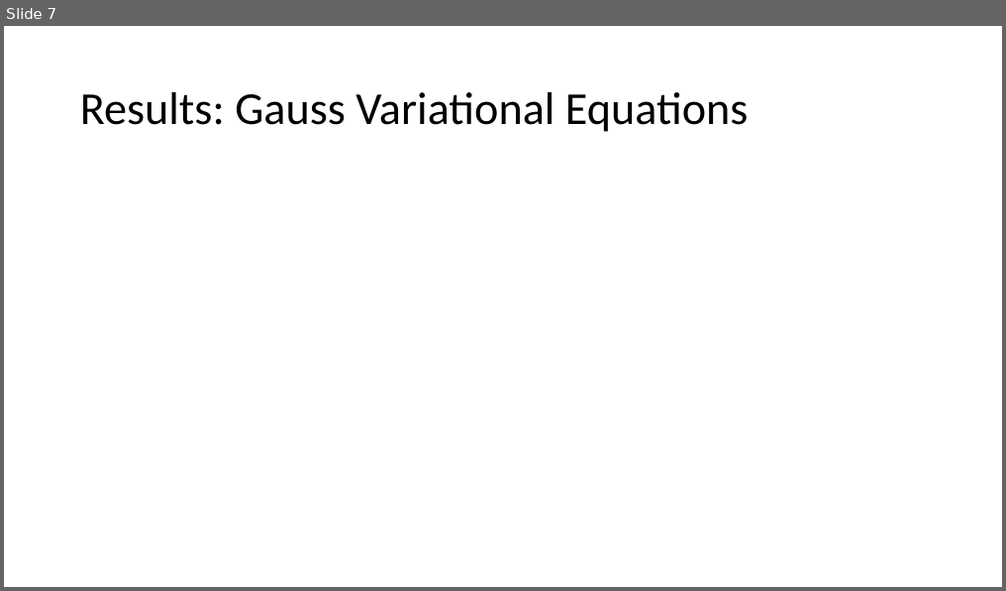
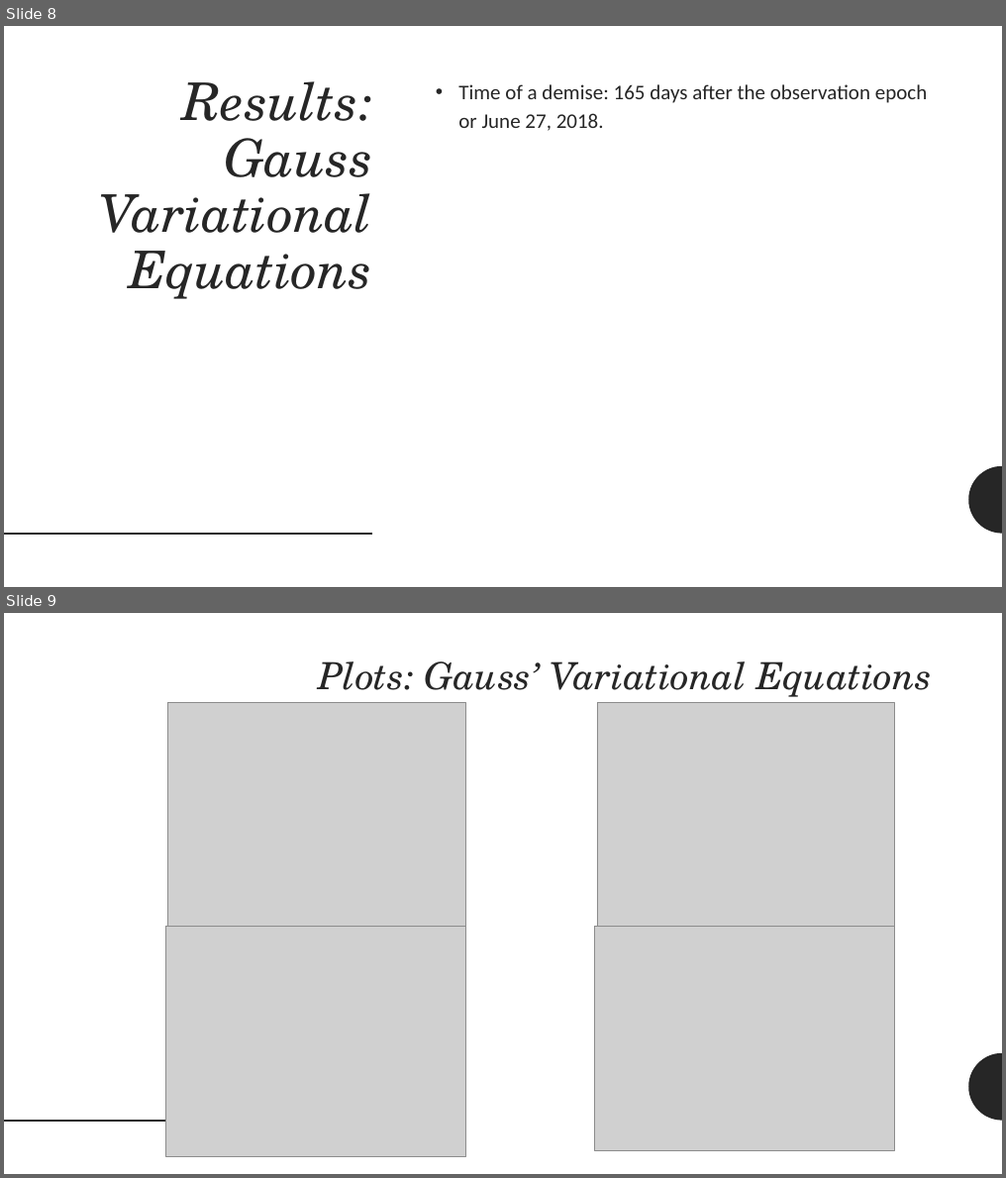
Before and after one commit to gankoji/ame557-proj2, a slide deck: Presentation_Slides/AME 557 Project 2 Outline.pptx. Shown one above the other, each under a label of ours: slide 7 before the commit, slides 8 and 9 after it. The pictures are 1006x591 and 1006x1178 pixels, drawn with LibreOffice and Linux fonts; fonts in the diff are those of the drawing; grey boxes stand for pictures. Boxes give left, top, right and bottom in pixels: in the first picture for what was removed or moved away, otherwise in the second. Text is boxed around its words. In the diff, an @@ line names an element or a change of style, - is before the commit and + after.

```diff
--- a/Presentation_Slides/AME 557 Project 2 Outline.pptx
+++ b/Presentation_Slides/AME 557 Project 2 Outline.pptx
@@ slide 9 added at box(4, 613, 1002, 1174), background #FFFFFF; not listed: 2 template elements that a slide beside it also shows @@
@@ title added at box(319, 662, 933, 697), 36 pt, text #262626, italic @@
+Plots: Gauss’ Variational Equations
@@ picture added at box(168, 703, 466, 926) @@
@@ picture added at box(597, 703, 895, 926) @@
@@ picture added at box(165, 926, 466, 1157) @@
@@ picture added at box(595, 926, 895, 1151) @@
@@ what was slide 7 is now slide 8 @@
@@ slide 8 changed as well @@
@@ title "Results: Gauss Variational Equations": place and size @@
-title "Results: Gauss Variational Equations" at box(80, 92, 747, 132)
+title "Results: Gauss Variational Equations" at box(99, 81, 373, 299)
@@ title "Results: Gauss Variational Equations" at box(99, 81, 373, 299): size 44 to 50 pt, font Calibri to TeX Gyre Schola, text colour #000000 to #262626, italic on; alignment left to right; vertical alignment middle to top @@
@@ text added at box(458, 84, 927, 131), 20 pt, text #262626 @@
+• Time of a demise: 165 days after the observation epoch or June 27, 2018.
@@ freeform shape added at box(969, 467, 1002, 534), fill #262626 @@
@@ line added from (4, 534) to (372, 534), #262626 2 pt @@
```
Also in this commit, not shown: 6 other slides changed, 2 other slides added, 1 slide removed.
